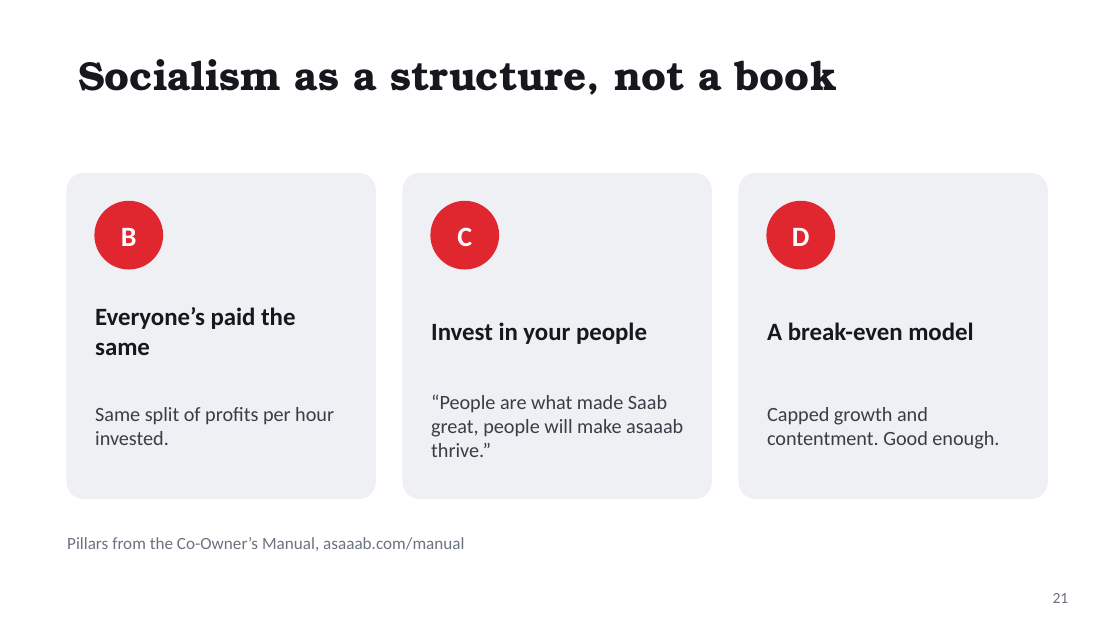
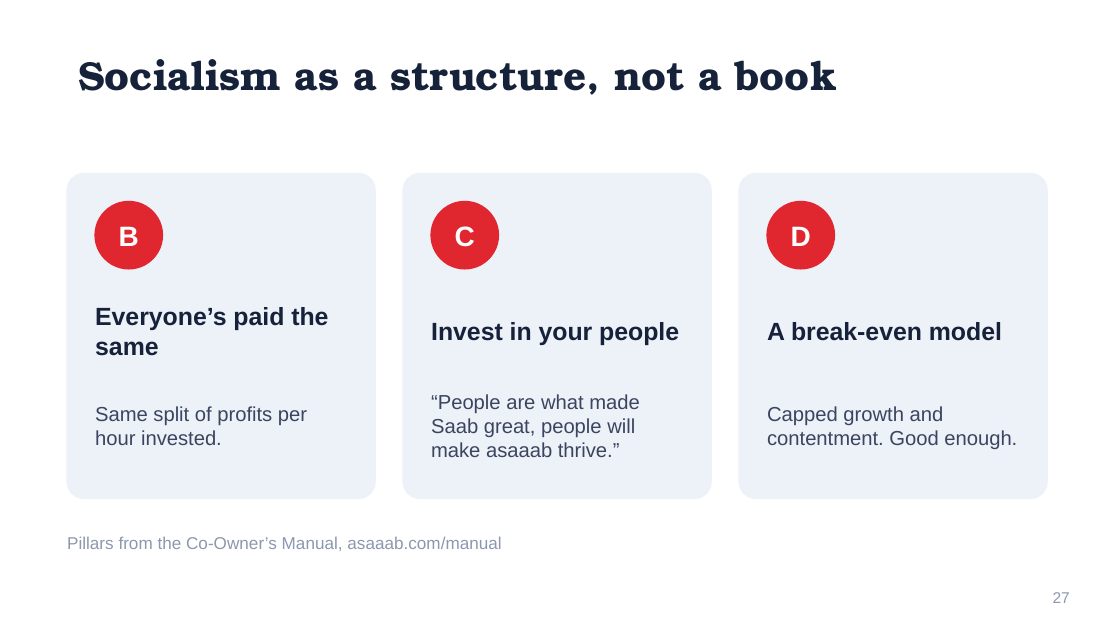
Before and after one commit to asaaab/asaaab.com, a slide deck: slide 27 of whimzmaxx/decks/The-Diary.pptx (slide 21 before the commit). Drawn at 1120x630 pixels with LibreOffice and Linux fonts; fonts in the diff are those of the drawing. Boxes give left, top, right and bottom in pixels: in the first picture for what was removed or moved away, otherwise in the second. Text is boxed around its words. In the diff, an @@ line names an element or a change of style, - is before the commit and + after.

```diff
--- a/whimzmaxx/decks/The-Diary.pptx
+++ b/whimzmaxx/decks/The-Diary.pptx
@@ title "Socialism as a structure, not ..." at (78, 59, 837, 95): text colour #17181D to #16213A @@
@@ fill #EEF0F4 to #EDF1F8; outline #EEF0F4 1 pt to #EDF1F8 1 pt in 3 elements at (403, 174, 711, 498), (739, 174, 1047, 498), (67, 174, 375, 498) @@
@@ font Calibri to Arial in 3 elements at (119, 226, 139, 246), (455, 226, 475, 247), (791, 226, 811, 246) @@
@@ font Calibri to Arial, text colour #17181D to #16213A in 3 elements at (95, 307, 328, 356), (431, 322, 679, 345), (767, 322, 1002, 341) @@
@@ font Calibri to Arial, text colour #3A3D47 to #3B4560 in 3 elements at (95, 406, 307, 445), (431, 394, 639, 457), (767, 406, 1017, 449) @@
@@ text "Pillars from the Co-Owner’s Manual, ..." at (67, 536, 501, 551): font Calibri to Arial, text colour #6C7280 to #8C98AE @@
@@ page number at (1053, 592, 1070, 603): text changed; font Calibri to Arial; text colour #6C7280 to #8C98AE @@
-21
+27
```
Also in this commit, not shown: 28 other slides changed, 6 slides added, 2 other files.
